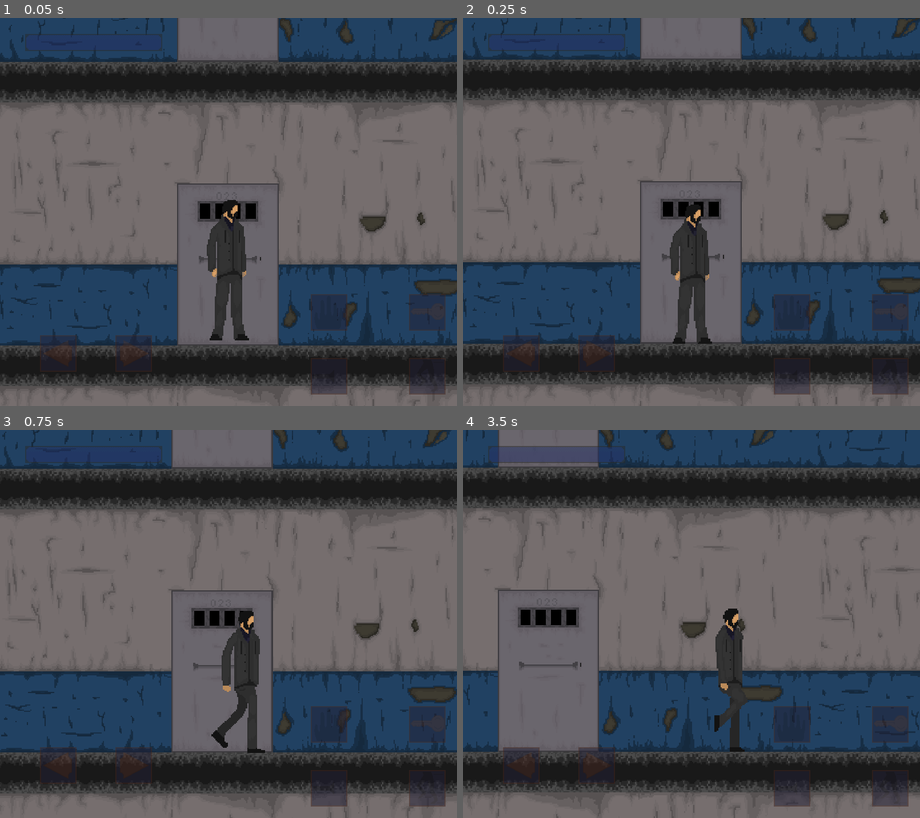
Above: before the commit, frames 1-4 (two rows, left to right).
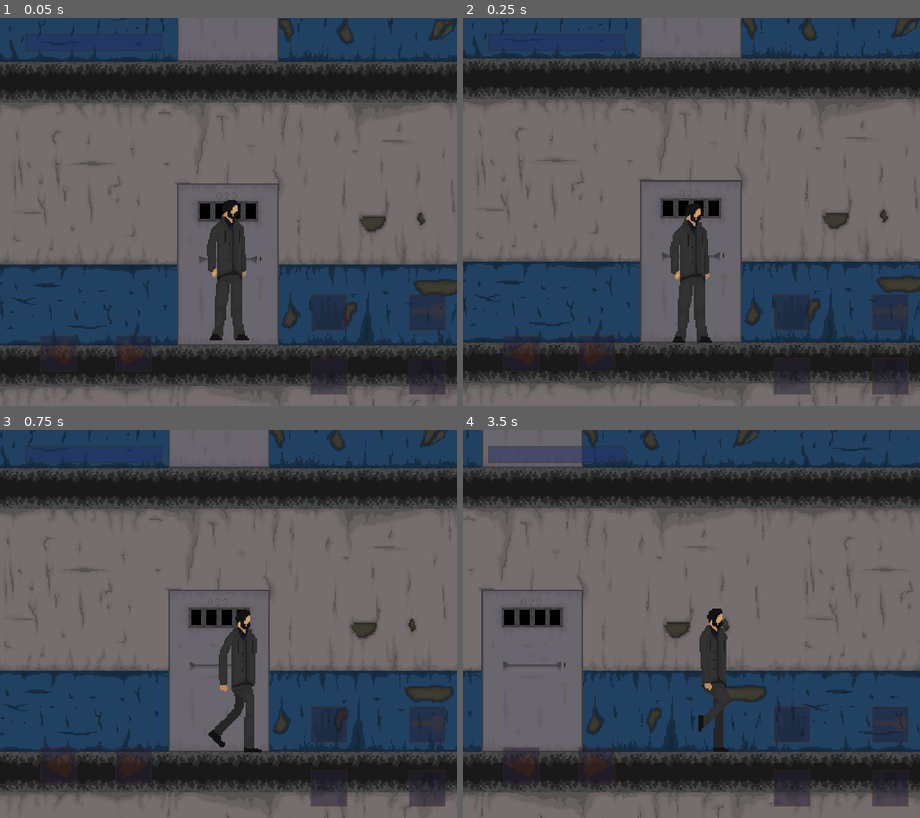
Above: after the commit, the same moments.

Repository: xXKrugerXx/PsychiatricHospital2D
Game: Godot game, scene res://Screens/Maps/WorldMap00.tscn
Same seed, same stepped clock (60 frames per second), same inputs: the game is played once before the commit and once after it.
Inputs:
- Up to frame 1 (0.05 s): no input
- Up to frame 2 (0.25 s): no input
- Up to frame 3 (0.75 s): hold Right (ui_right) from 0.53 s (still down)
- Up to frame 4 (3.5 s): release Right (ui_right) at 1.28 s; hold Left (ui_left) 1.28-2.03 s; hold Right (ui_right) from 2.03 s (still down)

Frame 1 is identical in both runs. In frame 2, 3.3% of the frame differs, in the area x 0-100%, y 0-100%; in frame 3, 8.5%; in frame 4, 13%.
Error after the commit: Parse Error: The variable type cannot be inferred because its value is "null". (res://Scripts/randomspawns.gd:11)

Commit message:
mp0f

Diff:
--- /dev/null
+++ b/Screens/Camera2D_GameOver.tscn
@@ -0,0 +1,41 @@
+[gd_scene load_steps=5 format=2]
+
+[ext_resource path="res://Scripts/Camera2D_GameOver.gd" type="Script" id=1]
+[ext_resource path="res://Fonts/3572.ttf" type="DynamicFontData" id=2]
+
+[sub_resource type="DynamicFont" id=1]
+size = 72
+outline_size = 3
+outline_color = Color( 0.423529, 0.423529, 0.423529, 1 )
+font_data = ExtResource( 2 )
+
+[sub_resource type="Animation" id=2]
+resource_name = "the_end"
+
+[node name="Camera2D_GameOver" type="Camera2D"]
+current = true
+zoom = Vector2( 0.9, 0.9 )
+editor_draw_drag_margin = true
+script = ExtResource( 1 )
+
+[node name="CanvasLayer" type="CanvasLayer" parent="."]
+
+[node name="ColorRect" type="ColorRect" parent="CanvasLayer"]
+anchor_right = 1.0
+anchor_bottom = 1.0
+color = Color( 0.0588235, 0.0588235, 0.0588235, 1 )
+
+[node name="Label_GOver" type="Label" parent="CanvasLayer/ColorRect"]
+anchor_top = 0.5
+anchor_right = 1.0
+anchor_bottom = 0.5
+margin_top = -263.0
+margin_bottom = -66.0
+custom_fonts/font = SubResource( 1 )
+text = "game over
+Игра окончена"
+align = 1
+valign = 1
+
+[node name="AnimationPlayer" type="AnimationPlayer" parent="."]
+anims/the_end = SubResource( 2 )
--- a/Screens/HUDcharacter.tscn
+++ b/Screens/HUDcharacter.tscn
@@ -205,10 +205,9 @@
 anchor_top = 0.5
 anchor_right = 1.0
 anchor_bottom = 0.5
-margin_left = 2.0
-margin_top = -241.0
-margin_right = 220.0
-margin_bottom = 73.0
+margin_left = -218.0
+margin_top = -247.0
+margin_bottom = 67.0
 
 [node name="Panel" type="Panel" parent="tablekeys"]
 self_modulate = Color( 0.466667, 0.466667, 0.466667, 0.192157 )
--- a/Screens/Maps/WorldMap00.tscn
+++ b/Screens/Maps/WorldMap00.tscn
@@ -6,6 +6,7 @@
 [ext_resource path="res://Textures/maps/PsyHospital_pt3.png" type="Texture" id=4]
 [ext_resource path="res://Screens/Area2DSignalReturn.tscn" type="PackedScene" id=5]
 [ext_resource path="res://Screens/AreaDoorenter.tscn" type="PackedScene" id=6]
+[ext_resource path="res://Screens/randomspawns.tscn" type="PackedScene" id=7]
 
 [sub_resource type="RectangleShape2D" id=1]
 extents = Vector2( 4723.19, 10 )
@@ -31,20 +32,20 @@
 [sub_resource type="RectangleShape2D" id=8]
 extents = Vector2( 3647, 10 )
 
+[sub_resource type="RectangleShape2D" id=10]
+extents = Vector2( 308.239, 10 )
+
+[sub_resource type="RectangleShape2D" id=12]
+extents = Vector2( 494.764, 10 )
+
+[sub_resource type="RectangleShape2D" id=13]
+extents = Vector2( 468.024, 10 )
+
 [sub_resource type="RectangleShape2D" id=9]
 extents = Vector2( 384.771, 10 )
 
-[sub_resource type="RectangleShape2D" id=10]
-extents = Vector2( 308.239, 10 )
-
 [sub_resource type="RectangleShape2D" id=11]
 extents = Vector2( 384.771, 10 )
-
-[sub_resource type="RectangleShape2D" id=12]
-extents = Vector2( 494.764, 10 )
-
-[sub_resource type="RectangleShape2D" id=13]
-extents = Vector2( 468.024, 10 )
 
 [node name="WorldMap00" type="Node"]
 script = ExtResource( 1 )
@@ -241,6 +242,126 @@
 
 [node name="CollisionShape2D" type="CollisionShape2D" parent="floor/5f_l"]
 shape = SubResource( 7 )
+
+[node name="floor_enemy" type="Node" parent="."]
+editor/display_folded = true
+
+[node name="stairs01R_enemy" type="StaticBody2D" parent="floor_enemy"]
+editor/display_folded = true
+position = Vector2( 8566.71, 2246 )
+collision_layer = 64
+collision_mask = 0
+__meta__ = {
+"_edit_group_": true,
+"_edit_lock_": true
+}
+
+[node name="CollisionShape2D" type="CollisionShape2D" parent="floor_enemy/stairs01R_enemy"]
+shape = SubResource( 10 )
+
+[node name="stairs02R_enemy" type="StaticBody2D" parent="floor_enemy"]
+editor/display_folded = true
+position = Vector2( 8740.71, 1798 )
+collision_layer = 64
+collision_mask = 0
+__meta__ = {
+"_edit_group_": true,
+"_edit_lock_": true
+}
+
+[node name="CollisionShape2D" type="CollisionShape2D" parent="floor_enemy/stairs02R_enemy"]
+shape = SubResource( 12 )
+
+[node name="stairs03R_enemy" type="StaticBody2D" parent="floor_enemy"]
+editor/display_folded = true
+position = Vector2( 8557.71, 1350 )
+collision_layer = 64
+collision_mask = 0
+__meta__ = {
+"_edit_group_": true,
+"_edit_lock_": true
+}
+
+[node name="CollisionShape2D" type="CollisionShape2D" parent="floor_enemy/stairs03R_enemy"]
+shape = SubResource( 10 )
+
+[node name="stairs04R_enemy" type="StaticBody2D" parent="floor_enemy"]
+editor/display_folded = true
+position = Vector2( 8738.71, 902 )
+collision_layer = 64
+collision_mask = 0
+__meta__ = {
+"_edit_group_": true,
+"_edit_lock_": true
+}
+
+[node name="CollisionShape2D" type="CollisionShape2D" parent="floor_enemy/stairs04R_enemy"]
+shape = SubResource( 12 )
+
+[node name="stairs05R_enemy" type="StaticBody2D" parent="floor_enemy"]
+editor/display_folded = true
+position = Vector2( 8557.71, 454 )
+collision_layer = 64
+collision_mask = 0
+__meta__ = {
+"_edit_group_": true,
+"_edit_lock_": true
+}
+
+[node name="CollisionShape2D" type="CollisionShape2D" parent="floor_enemy/stairs05R_enemy"]
+shape = SubResource( 10 )
+
+[node name="stairs02L_enemy" type="StaticBody2D" parent="floor_enemy"]
+editor/display_folded = true
+position = Vector2( 485.71, 1798 )
+collision_layer = 64
+collision_mask = 0
+__meta__ = {
+"_edit_group_": true,
+"_edit_lock_": true
+}
+
+[node name="CollisionShape2D" type="CollisionShape2D" parent="floor_enemy/stairs02L_enemy"]
+shape = SubResource( 13 )
+
+[node name="stairs03L_enemy" type="StaticBody2D" parent="floor_enemy"]
+editor/display_folded = true
+position = Vector2( 629.71, 1350 )
+collision_layer = 64
+collision_mask = 0
+__meta__ = {
+"_edit_group_": true,
+"_edit_lock_": true
+}
+
+[node name="CollisionShape2D" type="CollisionShape2D" parent="floor_enemy/stairs03L_enemy"]
+shape = SubResource( 10 )
+
+[node name="stairs04L_enemy" type="StaticBody2D" parent="floor_enemy"]
+editor/display_folded = true
+position = Vector2( 488.71, 902 )
+collision_layer = 64
+collision_mask = 0
+__meta__ = {
+"_edit_group_": true,
+"_edit_lock_": true
+}
+
+[node name="CollisionShape2D" type="CollisionShape2D" parent="floor_enemy/stairs04L_enemy"]
+shape = SubResource( 13 )
+
+[node name="stairs05L_enemy" type="StaticBody2D" parent="floor_enemy"]
+editor/display_folded = true
+position = Vector2( 632.71, 454 )
+collision_layer = 64
+collision_mask = 0
+__meta__ = {
+"_edit_group_": true,
+"_edit_lock_": true
+}
+
+[node name="CollisionShape2D" type="CollisionShape2D" parent="floor_enemy/stairs05L_enemy"]
+shape = SubResource( 10 )
 
 [node name="stairs" type="Node" parent="."]
 editor/display_folded = true
@@ -862,3 +983,9 @@
 color = Color( 0.0666667, 0.0666667, 0.0666667, 1 )
 
 [node name="spawns" type="Node" parent="."]
+
+[node name="randomspawns" parent="." instance=ExtResource( 7 )]
+position = Vector2( 4591.96, 1325.27 )
+max_enemis = 15
+timer_ready = 2.4
+timer_wait_spawns = 2.0
--- a/Screens/Player.tscn
+++ b/Screens/Player.tscn
@@ -1,9 +1,9 @@
 [gd_scene load_steps=63 format=2]
 
 [ext_resource path="res://Scripts/Player.gd" type="Script" id=1]
-[ext_resource path="res://Textures/player/idle_2.png" type="Texture" id=2]
-[ext_resource path="res://Textures/player/idle_0.png" type="Texture" id=3]
-[ext_resource path="res://Textures/player/idle_1.png" type="Texture" id=4]
+[ext_resource path="res://Textures/player/idle_0.png" type="Texture" id=2]
+[ext_resource path="res://Textures/player/idle_1.png" type="Texture" id=3]
+[ext_resource path="res://Textures/player/idle_2.png" type="Texture" id=4]
 [ext_resource path="res://Textures/player/idle_3.png" type="Texture" id=5]
 [ext_resource path="res://Textures/player/idle_4.png" type="Texture" id=6]
 [ext_resource path="res://Textures/player/idle_5.png" type="Texture" id=7]
@@ -482,7 +482,9 @@
 limit_right = 9286
 limit_smoothed = true
 smoothing_enabled = true
-smoothing_speed = 3.0
+drag_margin_left = 0.1
+drag_margin_right = 0.1
+editor_draw_drag_margin = true
 
 [node name="CollisionShape2D" type="CollisionShape2D" parent="."]
 shape = SubResource( 1 )
--- a/Screens/enemies/enemy1.tscn
+++ b/Screens/enemies/enemy1.tscn
@@ -1,7 +1,7 @@
 [gd_scene load_steps=32 format=2]
 
 [ext_resource path="res://Scripts/enemy1.gd" type="Script" id=1]
-[ext_resource path="res://Textures/enemies/1/Ghost_5.png" type="Texture" id=2]
+[ext_resource path="res://Textures/enemies/1/Ghost_1.png" type="Texture" id=2]
 [ext_resource path="res://Textures/enemies/1/Ghost_14.png" type="Texture" id=3]
 [ext_resource path="res://Textures/enemies/1/Ghost_15.png" type="Texture" id=4]
 [ext_resource path="res://Textures/enemies/1/Ghost_16.png" type="Texture" id=5]
@@ -9,10 +9,10 @@
 [ext_resource path="res://Textures/enemies/1/Ghost_18.png" type="Texture" id=7]
 [ext_resource path="res://Textures/enemies/1/Ghost_19.png" type="Texture" id=8]
 [ext_resource path="res://Textures/enemies/1/Ghost_20.png" type="Texture" id=9]
-[ext_resource path="res://Textures/enemies/1/Ghost_1.png" type="Texture" id=10]
-[ext_resource path="res://Textures/enemies/1/Ghost_2.png" type="Texture" id=11]
-[ext_resource path="res://Textures/enemies/1/Ghost_3.png" type="Texture" id=12]
-[ext_resource path="res://Textures/enemies/1/Ghost_4.png" type="Texture" id=13]
+[ext_resource path="res://Textures/enemies/1/Ghost_2.png" type="Texture" id=10]
+[ext_resource path="res://Textures/enemies/1/Ghost_3.png" type="Texture" id=11]
+[ext_resource path="res://Textures/enemies/1/Ghost_4.png" type="Texture" id=12]
+[ext_resource path="res://Textures/enemies/1/Ghost_5.png" type="Texture" id=13]
 [ext_resource path="res://Textures/enemies/1/Ghost_8.png" type="Texture" id=14]
 [ext_resource path="res://Textures/enemies/1/Ghost_9.png" type="Texture" id=15]
 [ext_resource path="res://Textures/enemies/1/Ghost_10.png" type="Texture" id=16]
@@ -125,7 +125,7 @@
 "enemy",
 ]]
 collision_layer = 8
-collision_mask = 2
+collision_mask = 66
 script = ExtResource( 1 )
 
 [node name="Sprite" type="Sprite" parent="."]
--- a/Screens/enemies/enemy2.tscn
+++ b/Screens/enemies/enemy2.tscn
@@ -1,7 +1,7 @@
 [gd_scene load_steps=37 format=2]
 
 [ext_resource path="res://Scripts/enemy2.gd" type="Script" id=1]
-[ext_resource path="res://Textures/enemies/2/Ghost_8.png" type="Texture" id=2]
+[ext_resource path="res://Textures/enemies/2/Ghost_4.png" type="Texture" id=2]
 [ext_resource path="res://Textures/enemies/2/Ghost_15.png" type="Texture" id=3]
 [ext_resource path="res://Textures/enemies/2/Ghost_16.png" type="Texture" id=4]
 [ext_resource path="res://Textures/enemies/2/Ghost_17.png" type="Texture" id=5]
@@ -11,10 +11,10 @@
 [ext_resource path="res://Textures/enemies/2/Ghost_1.png" type="Texture" id=9]
 [ext_resource path="res://Textures/enemies/2/Ghost_2.png" type="Texture" id=10]
 [ext_resource path="res://Textures/enemies/2/Ghost_3.png" type="Texture" id=11]
-[ext_resource path="res://Textures/enemies/2/Ghost_4.png" type="Texture" id=12]
-[ext_resource path="res://Textures/enemies/2/Ghost_5.png" type="Texture" id=13]
-[ext_resource path="res://Textures/enemies/2/Ghost_6.png" type="Texture" id=14]
-[ext_resource path="res://Textures/enemies/2/Ghost_7.png" type="Texture" id=15]
+[ext_resource path="res://Textures/enemies/2/Ghost_5.png" type="Texture" id=12]
+[ext_resource path="res://Textures/enemies/2/Ghost_6.png" type="Texture" id=13]
+[ext_resource path="res://Textures/enemies/2/Ghost_7.png" type="Texture" id=14]
+[ext_resource path="res://Textures/enemies/2/Ghost_8.png" type="Texture" id=15]
 [ext_resource path="res://Textures/enemies/2/Ghost_9.png" type="Texture" id=16]
 [ext_resource path="res://Textures/enemies/2/Ghost_10.png" type="Texture" id=17]
 [ext_resource path="res://Textures/enemies/2/Ghost_11.png" type="Texture" id=18]
@@ -57,11 +57,10 @@
 "times": PoolRealArray( 0, 0.2, 0.4, 0.6, 0.8, 1, 1.2, 1.4 ),
 "transitions": PoolRealArray( 1, 1, 1, 1, 1, 27.8576, 1, 1 ),
 "update": 1,
-"values": [ ExtResource( 9 ), ExtResource( 10 ), ExtResource( 11 ), ExtResource( 12 ), ExtResource( 13 ), ExtResource( 14 ), ExtResource( 15 ), ExtResource( 2 ) ]
+"values": [ ExtResource( 9 ), ExtResource( 10 ), ExtResource( 11 ), ExtResource( 2 ), ExtResource( 12 ), ExtResource( 13 ), ExtResource( 14 ), ExtResource( 15 ) ]
 }
 
-[sub_resource type="Animation" id=3]
-resource_name = "walk"
+[sub_resource type="Animation" id=4]
 length = 1.2
 loop = true
 tracks/0/type = "value"
@@ -77,63 +76,63 @@
 "values": [ ExtResource( 16 ), ExtResource( 17 ), ExtResource( 18 ), ExtResource( 19 ), ExtResource( 20 ), ExtResource( 21 ) ]
 }
 
-[sub_resource type="AnimationNodeAnimation" id=14]
+[sub_resource type="AnimationNodeAnimation" id=5]
 animation = "idle"
 
-[sub_resource type="AnimationNodeAnimation" id=15]
+[sub_resource type="AnimationNodeAnimation" id=6]
 animation = "walk"
 
-[sub_resource type="AnimationNodeAnimation" id=16]
+[sub_resource type="AnimationNodeAnimation" id=7]
 animation = "walk"
 
-[sub_resource type="AnimationNodeAnimation" id=17]
+[sub_resource type="AnimationNodeAnimation" id=8]
 animation = "attack"
 
-[sub_resource type="AnimationNodeAnimation" id=18]
+[sub_resource type="AnimationNodeAnimation" id=9]
 animation = "attack"
 
-[sub_resource type="AnimationNodeAnimation" id=19]
+[sub_resource type="AnimationNodeAnimation" id=10]
 animation = "idle"
 
-[sub_resource type="AnimationNodeBlendSpace2D" id=20]
-blend_point_0/node = SubResource( 14 )
+[sub_resource type="AnimationNodeBlendSpace2D" id=11]
+blend_point_0/node = SubResource( 5 )
 blend_point_0/pos = Vector2( 0, 0 )
-blend_point_1/node = SubResource( 15 )
+blend_point_1/node = SubResource( 6 )
 blend_point_1/pos = Vector2( -1, 0 )
-blend_point_2/node = SubResource( 16 )
+blend_point_2/node = SubResource( 7 )
 blend_point_2/pos = Vector2( 1, 0 )
-blend_point_3/node = SubResource( 17 )
+blend_point_3/node = SubResource( 8 )
 blend_point_3/pos = Vector2( -1, 1 )
-blend_point_4/node = SubResource( 18 )
+blend_point_4/node = SubResource( 9 )
 blend_point_4/pos = Vector2( 1, 1 )
-blend_point_5/node = SubResource( 19 )
+blend_point_5/node = SubResource( 10 )
 blend_point_5/pos = Vector2( 0, 1 )
 min_space = Vector2( -1, 0 )
 max_space = Vector2( 1, 1.01 )
 snap = Vector2( 0.2, 0.2 )
 blend_mode = 1
 
-[sub_resource type="AnimationNodeBlendTree" id=9]
+[sub_resource type="AnimationNodeBlendTree" id=12]
 graph_offset = Vector2( -29, -25.25 )
-nodes/idle_walk/node = SubResource( 20 )
+nodes/idle_walk/node = SubResource( 11 )
 nodes/idle_walk/position = Vector2( 420, 20 )
 nodes/output/position = Vector2( 800, 60 )
 node_connections = [ "output", 0, "idle_walk" ]
 
-[sub_resource type="RectangleShape2D" id=12]
+[sub_resource type="RectangleShape2D" id=13]
 extents = Vector2( 452.654, 86.1952 )
 
-[sub_resource type="RectangleShape2D" id=13]
+[sub_resource type="RectangleShape2D" id=14]
 extents = Vector2( 207.979, 85.4387 )
 
-[sub_resource type="RectangleShape2D" id=21]
+[sub_resource type="RectangleShape2D" id=15]
 extents = Vector2( 36.82, 37.4104 )
 
 [node name="enemy2" type="KinematicBody2D" groups=[
 "enemy",
 ]]
 collision_layer = 8
-collision_mask = 2
+collision_mask = 66
 script = ExtResource( 1 )
 
 [node name="Sprite" type="Sprite" parent="."]
@@ -147,11 +146,11 @@
 
 [node name="AnimationPlayer" type="AnimationPlayer" parent="."]
 anims/attack = SubResource( 2 )
-anims/idle = SubResource( 4 )
-anims/walk = SubResource( 3 )
+anims/idle = SubResource( 3 )
+anims/walk = SubResource( 4 )
 
 [node name="AnimationTree" type="AnimationTree" parent="."]
-tree_root = SubResource( 9 )
+tree_root = SubResource( 12 )
 anim_player = NodePath("../AnimationPlayer")
 active = true
 parameters/idle_walk/blend_position = Vector2( 0, 0 )
--- /dev/null
+++ b/Screens/randomspawns.tscn
@@ -0,0 +1,27 @@
+[gd_scene load_steps=3 format=2]
+
+[ext_resource path="res://Scripts/randomspawns.gd" type="Script" id=1]
+
+[sub_resource type="RectangleShape2D" id=1]
+extents = Vector2( 3389.33, 1251.51 )
+
+[node name="randomspawns" type="StaticBody2D"]
+position = Vector2( 3528.56, 1348.98 )
+collision_layer = 0
+collision_mask = 0
+script = ExtResource( 1 )
+__meta__ = {
+"_edit_group_": true
+}
+
+[node name="CollisionShape2D" type="CollisionShape2D" parent="."]
+shape = SubResource( 1 )
+
+[node name="Timer_ready" type="Timer" parent="."]
+wait_time = 1.5
+autostart = true
+
+[node name="Timer_wait_spawns" type="Timer" parent="."]
+
+[connection signal="timeout" from="Timer_ready" to="." method="_on_Timer_ready_timeout"]
+[connection signal="timeout" from="Timer_wait_spawns" to="." method="_on_Timer_wait_spawns_timeout"]
--- /dev/null
+++ b/Scripts/Camera2D_GameOver.gd
@@ -0,0 +1,4 @@
+extends Camera2D
+
+func _ready():
+	pass
--- a/Scripts/Player.gd
+++ b/Scripts/Player.gd
@@ -46,6 +46,7 @@
 	Bar_run.value = s_globals.currentstamina
 	hudlabelkeys.text = tr('Door_keys')
 	$HUDcharacter/messageDoorKeys.hide()
+	$HUDcharacter/tablekeys.modulate = Color(1,1,1,0)
 
 	###########GROUP####################
 #	yield(get_tree(),"idle_frame")
@@ -194,8 +195,9 @@
 		ishudkeys = false
 		ishudkeyswait = false
 		$HUDcharacter/Tweentablekeys.interpolate_property($HUDcharacter/tablekeys,
-						'rect_position',
-						Vector2(802,99),Vector2(582,99),
+						'modulate',
+						Color8(255,255,255,0),
+						Color8(255,255,255,255),
 						1.0,Tween.TRANS_SINE,Tween.EASE_IN_OUT)
 		$HUDcharacter/Tweentablekeys.start()
 		yield($HUDcharacter/Tweentablekeys,"tween_completed")
@@ -204,8 +206,9 @@
 		ishudkeys = true
 		ishudkeyswait = false
 		$HUDcharacter/Tweentablekeys.interpolate_property($HUDcharacter/tablekeys,
-						'rect_position',
-						Vector2(582,99),Vector2(802,99),
+						'modulate',
+						Color8(255,255,255,255),
+						Color8(255,255,255,0),
 						1.0,Tween.TRANS_SINE,Tween.EASE_IN_OUT)
 		$HUDcharacter/Tweentablekeys.start()
 		yield($HUDcharacter/Tweentablekeys,"tween_completed")
--- a/Scripts/WorldMap.gd
+++ b/Scripts/WorldMap.gd
@@ -7,10 +7,6 @@
 var arrplayerpos : Array = []
 
 const player := preload("res://Screens/Player.tscn")
-
-const arrenemies : Array = [
-		preload("res://Screens/enemies/enemy1.tscn"),
-		preload("res://Screens/enemies/enemy2.tscn")]
 
 func _ready() -> void:
 	randomize()
@@ -243,15 +239,3 @@
 			arrstairs[8] = 2
 			arrstairs[9] = 2
 			arrstairs[10] = 1
-
-
-
-
-
-#func spawns():
-#	var r = randi() % arrenemies.size()
-#	var e = arrenemies[r].instance()
-#	if $spawns.get_child_count() < 7:
-#		e.init(arrposspawns[randi() % arrposspawns.size()].position)
-#		e.init(arrposspawns[11].position)
-#		$spawns.add_child(e)
--- a/Scripts/enemy1.gd
+++ b/Scripts/enemy1.gd
@@ -39,7 +39,6 @@
 					$RayCast2DL.enabled = true
 			else:
 				motion.x = speed
-		print(playerx)
 
 	$AnimationTree['parameters/idle_walk/blend_position'] = motion.x
 	motion = move_and_slide(motion,Vector2(0,-1))
@@ -80,5 +79,5 @@
 		is_player = false
 		tweenend()
 		yield(tweenend(),'completed')
-#		self.queue_free()
+		self.queue_free()
 		print('queue pawn')
--- /dev/null
+++ b/Scripts/randomspawns.gd
@@ -0,0 +1,37 @@
+extends StaticBody2D
+
+export(int) var max_enemis = 3
+export(float, 0, 5, 0.2) var timer_ready = 1.4
+export(float, 0, 5, 0.2) var timer_wait_spawns = 1.4
+
+const arrenemies : Array = [
+		preload("res://Screens/enemies/enemy1.tscn"),
+		preload("res://Screens/enemies/enemy2.tscn")]
+
+var parent_spawn := null
+
+func _ready():
+	randomize()
+	$Timer_ready.wait_time = timer_ready
+	$Timer_wait_spawns.wait_time = timer_wait_spawns
+	parent_spawn = get_parent().get_node('spawns')
+
+
+func spawns():
+	var r = randi() % arrenemies.size()
+	var e = arrenemies[r].instance()
+	var size = $CollisionShape2D.shape.extents
+	var pos : Vector2
+	pos.x = (randi() % int(size.x*2)) - (size.x*2/2)
+	pos.y = (randi() % int(size.y*2)) - (size.y*2/2)
+	e.init(pos)
+	parent_spawn.add_child(e)
+
+func _on_Timer_wait_spawns_timeout():
+	spawns()
+
+func _on_Timer_ready_timeout():
+	if parent_spawn.get_child_count() < max_enemis:
+		$Timer_wait_spawns.start()
+	else:
+		$Timer_wait_spawns.stop()
--- a/project.godot
+++ b/project.godot
@@ -82,6 +82,7 @@
 2d_physics/layer_4="enemy"
 2d_physics/layer_5="npc"
 2d_physics/layer_6="door"
+2d_physics/layer_7="floorenemy"
 
 [locale]
 
Not shown: 1 places in Screens/Maps/WorldMap00.tscn that only renumber resources
Not shown: 1 places in Screens/Player.tscn that only renumber resources
Not shown: 1 places in Screens/enemies/enemy1.tscn that only renumber resources
Not shown: 3 places in Screens/enemies/enemy2.tscn that only renumber resources
